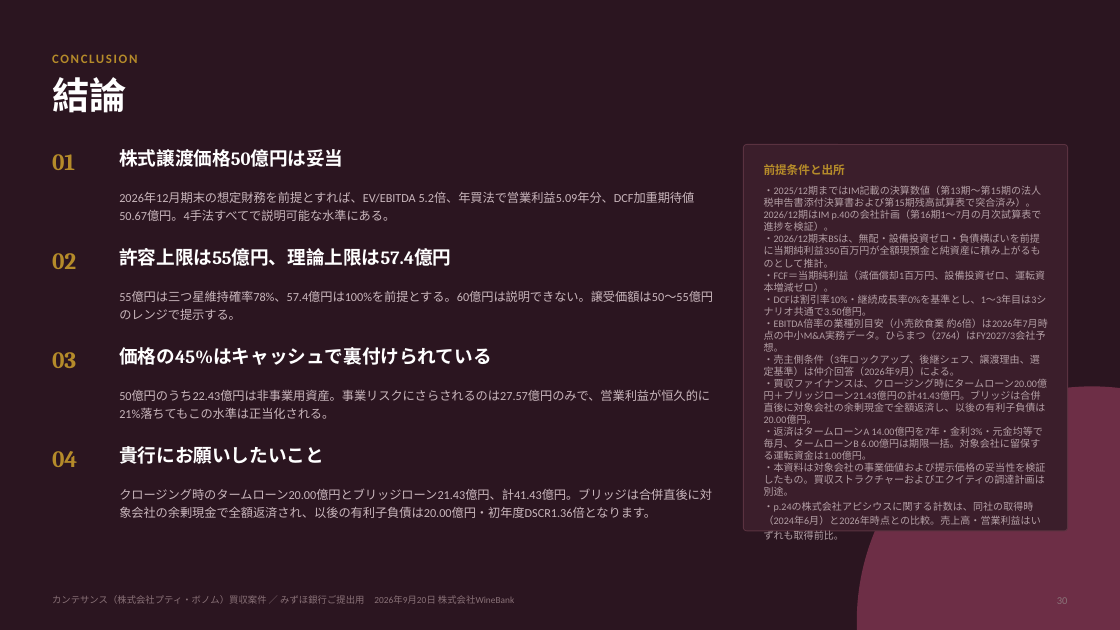
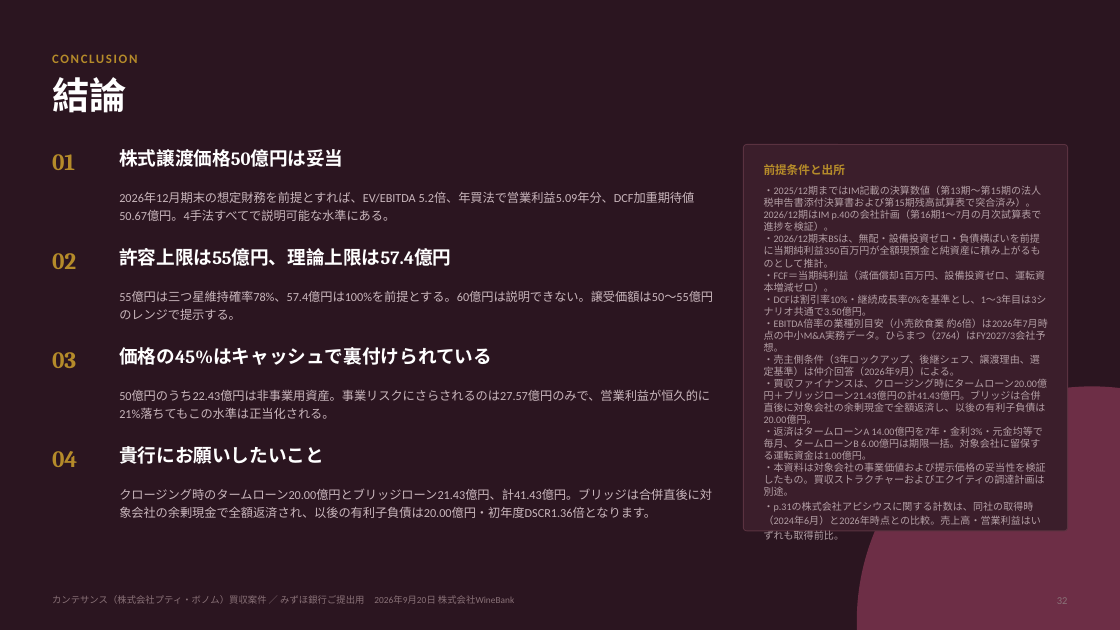
Before and after one commit to nakano-winebank/wine-auction, a slide deck: slide 32 of M&A/カンテサンス/カンテサンス_銀行ご提出用資料.pptx (slide 30 before the commit). Drawn at 1120x630 pixels with LibreOffice and Linux fonts; fonts in the diff are those of the drawing. Boxes give left, top, right and bottom in pixels: in the first picture for what was removed or moved away, otherwise in the second. Text is boxed around its words. In the diff, an @@ line names an element or a change of style, - is before the commit and + after.

```diff
--- a/M&A/カンテサンス/カンテサンス_銀行ご提出用資料.pptx
+++ b/M&A/カンテサンス/カンテサンス_銀行ご提出用資料.pptx
@@ text at (764, 186, 1048, 512): text changed @@
-・2025/12期まではIM記載の決算数値（第13期〜第15期の法人税申告書添付決算書および第15期残高試算表で突合済み）。2026/12期はIM p.40の会社計画（第16期1〜7月の月次試算表で進捗を検証）。
-・2026/12期末BSは、無配・設備投資ゼロ・負債横ばいを前提に当期純利益350百万円が全額現預金と純資産に積み上がるものとして推計。
-・FCF＝当期純利益（減価償却1百万円、設備投資ゼロ、運転資本増減ゼロ）。
-・DCFは割引率10%・継続成長率0%を基準とし、1〜3年目は3シナリオ共通で3.50億円。
-・EBITDA倍率の業種別目安（小売飲食業 約6倍）は2026年7月時点の中小M&A実務データ。ひらまつ（2764）はFY2027/3会社予想。
-・売主側条件（3年ロックアップ、後継シェフ、譲渡理由、選定基準）は仲介回答（2026年9月）による。
-・買収ファイナンスは、クロージング時にタームローン20.00億円＋ブリッジローン21.43億円の計41.43億円。ブリッジは合併直後に対象会社の余剰現金で全額返済し、以後の有利子負債は20.00億円。
-・返済はタームローンA 14.00億円を7年・金利3%・元金均等で毎月、タームローンB 6.00億円は期限一括。対象会社に留保する運転資金は1.00億円。
-・本資料は対象会社の事業価値および提示価格の妥当性を検証したもの。買収ストラクチャーおよびエクイティの調達計画は別途。
-・p.24の株式会社アピシウスに関する計数は、同社の取得時（2024年6月）と2026年時点との比較。売上高・営業利益はいずれも取得前比。
+・2025/12期まではIM記載の決算数値（第13期〜第15期の法人税申告書添付決算書および第15期残高試算表で突合済み）。2026/12期はIM p.40の会社計画（第16期1〜7月の月次試算表で進捗を検証）。
+・2026/12期末BSは、無配・設備投資ゼロ・負債横ばいを前提に当期純利益350百万円が全額現預金と純資産に積み上がるものとして推計。
+・FCF＝当期純利益（減価償却1百万円、設備投資ゼロ、運転資本増減ゼロ）。
+・DCFは割引率10%・継続成長率0%を基準とし、1〜3年目は3シナリオ共通で3.50億円。
+・EBITDA倍率の業種別目安（小売飲食業 約6倍）は2026年7月時点の中小M&A実務データ。ひらまつ（2764）はFY2027/3会社予想。
+・売主側条件（3年ロックアップ、後継シェフ、譲渡理由、選定基準）は仲介回答（2026年9月）による。
+・買収ファイナンスは、クロージング時にタームローン20.00億円＋ブリッジローン21.43億円の計41.43億円。ブリッジは合併直後に対象会社の余剰現金で全額返済し、以後の有利子負債は20.00億円。
+・返済はタームローンA 14.00億円を7年・金利3%・元金均等で毎月、タームローンB 6.00億円は期限一括。対象会社に留保する運転資金は1.00億円。
+・本資料は対象会社の事業価値および提示価格の妥当性を検証したもの。買収ストラクチャーおよびエクイティの調達計画は別途。
+・p.31の株式会社アピシウスに関する計数は、同社の取得時（2024年6月）と2026年時点との比較。売上高・営業利益はいずれも取得前比。
```
Also in this commit, not shown: 28 other slides changed, 2 slides added, 3 other files.
